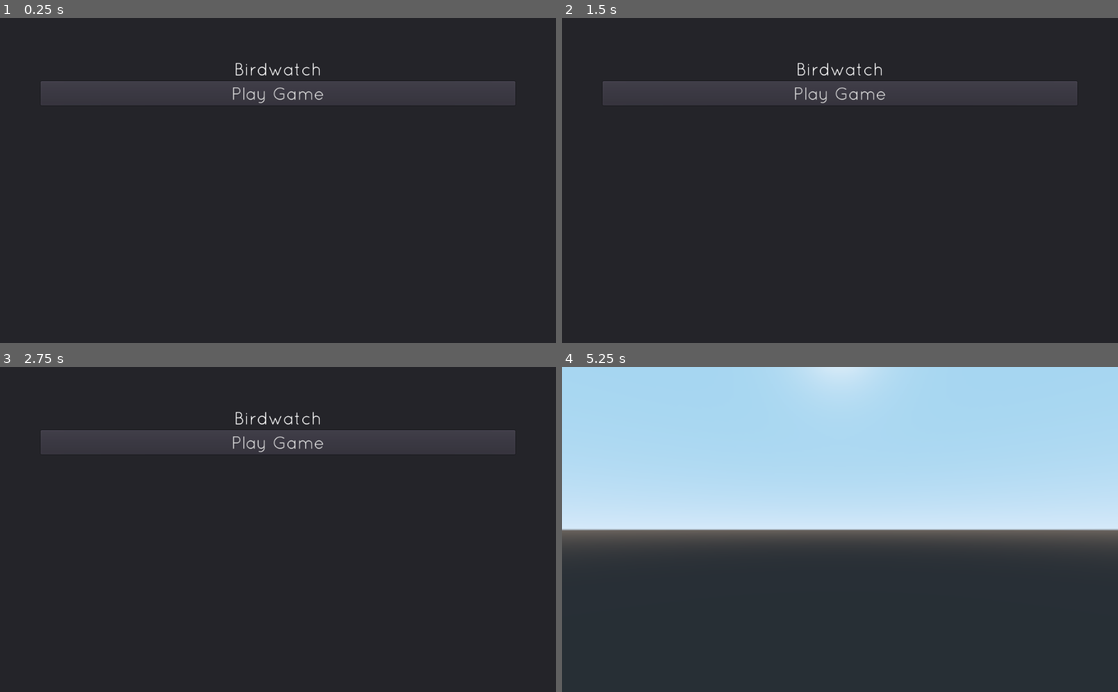
Above: before the commit, frames 1-4 (two rows, left to right).
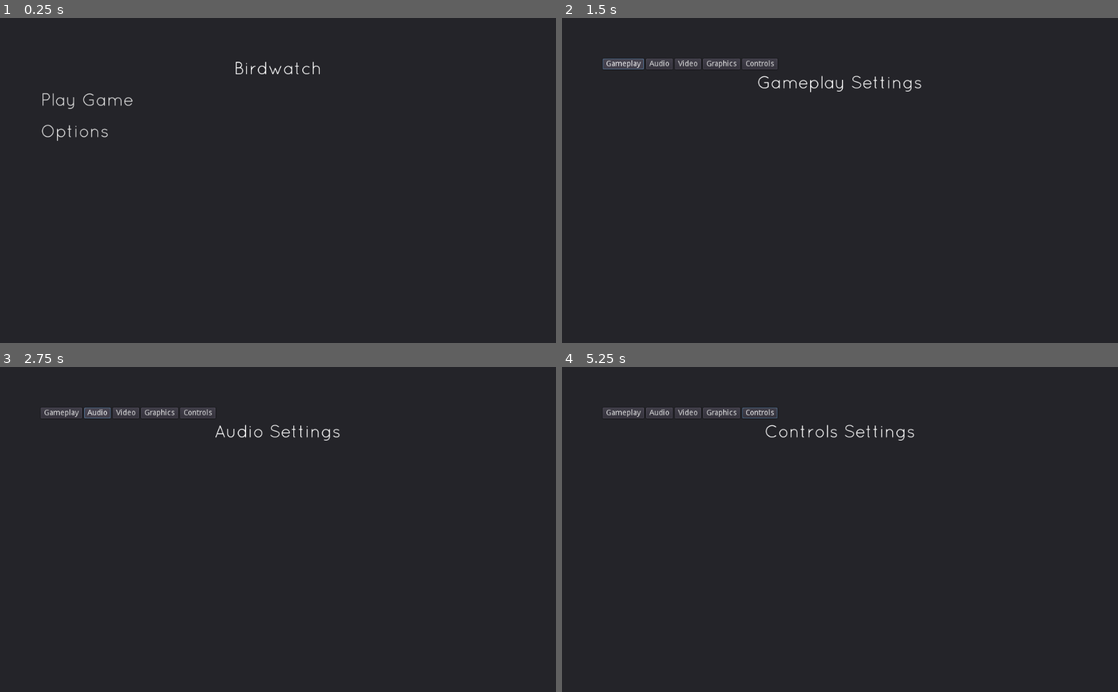
Above: after the commit, the same moments.

Repository: aacitelli/Birdwatch
Game: Godot game, scene res://UI/MainMenu.tscn
The game is run twice, just before and just after one commit, with the same random seed, the same clock (stepped at 60 frames per second) and the same inputs.
Inputs (mouse positions are in pixels of both pictures, inside the frame that each line leads up to):
- Up to frame 1 (0.25 s): no input
- Up to frame 2 (1.5 s): click (840, 131) at 0.5 s, where only the run after the commit has a clickable "Options"; click (623, 63) at 1.25 s, where only the run after the commit has a clickable "Gameplay"
- Up to frame 3 (2.75 s): click (100, 412) at 2 s, where only the run after the commit has a clickable "Audio"
- Up to frame 4 (5.25 s): click (689, 412) at 2.75 s, where only the run after the commit has a clickable "Video"; click (723, 412) at 3.5 s, where only the run after the commit has a clickable "Graphics"; click (762, 412) at 4.25 s, where only the run after the commit has a clickable "Controls"; click (840, 441) at 5 s, where only the run before the commit has a clickable "Play Game"

The runs differ from the first frame. In frame 1, 4.4% of the frame differs, in the area x 7-93%, y 13-38%; in frame 2, 4.9%; in frame 3, 4.9%; in frame 4, 55%, in the area x 0-100%, y 0-57%.

Commit message:
Implemented basic options menuing system

Diff:
--- a/UI/MainMenu.gd
+++ b/UI/MainMenu.gd
@@ -1,13 +1,65 @@
-extends MarginContainer
+extends Control
+
+var main_menu_bp
+var options_menu_bp
 
 func _ready():
-	pass
+	main_menu_bp = "MainMenuBackground/MainMenu"
+	options_menu_bp = "MainMenuBackground/OptionsMenuContainer/OptionsMenu/"
 
 func _process(_delta):
-	# Handle keyboard input not specific to the player
 	if Input.is_action_pressed("exit"):
 		get_tree().quit()
 
 func _on_PlayGameButton_pressed():
-	print("Button Pressed! Changing scene.")
 	get_tree().change_scene("res://Core/Main.tscn")
+
+func _on_OptionsButton_pressed():
+
+	# Hide Main Menu
+	get_node(main_menu_bp).hide()
+
+	# Make everything but the options section we want invisible
+	get_node(options_menu_bp + "Audio").hide()
+	get_node(options_menu_bp + "Video").hide()
+	get_node(options_menu_bp + "Graphics").hide()
+	get_node(options_menu_bp + "Controls").hide()
+	get_node(options_menu_bp + "Gameplay").show()
+
+	# Make the overall options menu visible
+	get_node("MainMenuBackground/OptionsMenuContainer").show()
+
+func _on_GameplaySectionButton_pressed():
+	get_node(options_menu_bp + "Audio").hide()
+	get_node(options_menu_bp + "Video").hide()
+	get_node(options_menu_bp + "Graphics").hide()
+	get_node(options_menu_bp + "Controls").hide()
+	get_node(options_menu_bp + "Gameplay").show()
+
+func _on_AudioSectionButton_pressed():
+	get_node(options_menu_bp + "Video").hide()
+	get_node(options_menu_bp + "Graphics").hide()
+	get_node(options_menu_bp + "Controls").hide()
+	get_node(options_menu_bp + "Gameplay").hide()
+	get_node(options_menu_bp + "Audio").show()
+
+func _on_VideoSectionButton_pressed():
+	get_node(options_menu_bp + "Audio").hide()
+	get_node(options_menu_bp + "Graphics").hide()
+	get_node(options_menu_bp + "Controls").hide()
+	get_node(options_menu_bp + "Gameplay").hide()
+	get_node(options_menu_bp + "Video").show()
+
+func _on_GraphicsSectionButton_pressed():
+	get_node(options_menu_bp + "Audio").hide()
+	get_node(options_menu_bp + "Video").hide()
+	get_node(options_menu_bp + "Controls").hide()
+	get_node(options_menu_bp + "Gameplay").hide()
+	get_node(options_menu_bp + "Graphics").show()
+
+func _on_ControlsSectionButton_pressed():
+	get_node(options_menu_bp + "Audio").hide()
+	get_node(options_menu_bp + "Video").hide()
+	get_node(options_menu_bp + "Graphics").hide()
+	get_node(options_menu_bp + "Gameplay").hide()
+	get_node(options_menu_bp + "Controls").show()
--- a/UI/MainMenu.tscn
+++ b/UI/MainMenu.tscn
@@ -1,34 +1,47 @@
-[gd_scene load_steps=3 format=2]
+[gd_scene load_steps=5 format=2]
 
 [ext_resource path="res://UI/Fonts/Quicksand-Regular.tres" type="DynamicFont" id=1]
 [ext_resource path="res://UI/MainMenu.gd" type="Script" id=2]
 
-[node name="MainMenuBackground" type="Panel"]
+[sub_resource type="StyleBoxEmpty" id=1]
+
+[sub_resource type="StyleBoxEmpty" id=2]
+
+[node name="Control" type="Control"]
+anchor_right = 1.0
+anchor_bottom = 1.0
+script = ExtResource( 2 )
+__meta__ = {
+"_edit_use_anchors_": false
+}
+
+[node name="MainMenuBackground" type="Panel" parent="."]
 anchor_right = 1.0
 anchor_bottom = 1.0
 __meta__ = {
 "_edit_use_anchors_": false
 }
 
-[node name="MainMenu" type="MarginContainer" parent="."]
+[node name="MainMenu" type="MarginContainer" parent="MainMenuBackground"]
+anchor_top = -0.0029302
 anchor_right = 1.0
-anchor_bottom = 1.0
+anchor_bottom = 0.99707
 custom_constants/margin_right = 75
 custom_constants/margin_top = 75
 custom_constants/margin_left = 75
 custom_constants/margin_bottom = 75
-script = ExtResource( 2 )
 __meta__ = {
 "_edit_use_anchors_": false
 }
 
-[node name="OptionsList" type="VBoxContainer" parent="MainMenu"]
+[node name="OptionsList" type="VBoxContainer" parent="MainMenuBackground/MainMenu"]
 margin_left = 75.0
 margin_top = 75.0
 margin_right = 949.0
 margin_bottom = 525.0
+custom_constants/separation = 20
 
-[node name="TitleLabel" type="Label" parent="MainMenu/OptionsList"]
+[node name="TitleLabel" type="Label" parent="MainMenuBackground/MainMenu/OptionsList"]
 margin_right = 874.0
 margin_bottom = 38.0
 custom_fonts/font = ExtResource( 1 )
@@ -36,13 +49,149 @@
 align = 1
 valign = 1
 
-[node name="PlayGameButton" type="Button" parent="MainMenu/OptionsList"]
-margin_top = 42.0
+[node name="PlayGameButton" type="Button" parent="MainMenuBackground/MainMenu/OptionsList"]
+margin_top = 58.0
 margin_right = 874.0
-margin_bottom = 86.0
+margin_bottom = 96.0
+custom_styles/normal = SubResource( 1 )
 custom_fonts/font = ExtResource( 1 )
 text = "Play Game"
+align = 0
 __meta__ = {
 "_edit_use_anchors_": false
 }
-[connection signal="pressed" from="MainMenu/OptionsList/PlayGameButton" to="MainMenu" method="_on_PlayGameButton_pressed"]
+
+[node name="OptionsButton" type="Button" parent="MainMenuBackground/MainMenu/OptionsList"]
+margin_top = 116.0
+margin_right = 874.0
+margin_bottom = 154.0
+custom_styles/normal = SubResource( 2 )
+custom_fonts/font = ExtResource( 1 )
+text = "Options"
+align = 0
+
+[node name="OptionsMenuContainer" type="MarginContainer" parent="MainMenuBackground"]
+visible = false
+anchor_right = 1.0
+anchor_bottom = 1.0
+custom_constants/margin_right = 75
+custom_constants/margin_top = 75
+custom_constants/margin_left = 75
+custom_constants/margin_bottom = 75
+__meta__ = {
+"_edit_use_anchors_": false
+}
+
+[node name="OptionsMenu" type="VBoxContainer" parent="MainMenuBackground/OptionsMenuContainer"]
+margin_left = 75.0
+margin_top = 75.0
+margin_right = 949.0
+margin_bottom = 525.0
+
+[node name="SectionSelector" type="HBoxContainer" parent="MainMenuBackground/OptionsMenuContainer/OptionsMenu"]
+margin_right = 322.0
+margin_bottom = 20.0
+size_flags_horizontal = 2
+size_flags_vertical = 0
+
+[node name="GameplaySectionButton" type="Button" parent="MainMenuBackground/OptionsMenuContainer/OptionsMenu/SectionSelector"]
+margin_right = 76.0
+margin_bottom = 20.0
+text = "Gameplay"
+
+[node name="AudioSectionButton" type="Button" parent="MainMenuBackground/OptionsMenuContainer/OptionsMenu/SectionSelector"]
+margin_left = 80.0
+margin_right = 129.0
+margin_bottom = 20.0
+text = "Audio"
+
+[node name="VideoSectionButton" type="Button" parent="MainMenuBackground/OptionsMenuContainer/OptionsMenu/SectionSelector"]
+margin_left = 133.0
+margin_right = 181.0
+margin_bottom = 20.0
+text = "Video"
+
+[node name="GraphicsSectionButton" type="Button" parent="MainMenuBackground/OptionsMenuContainer/OptionsMenu/SectionSelector"]
+margin_left = 185.0
+margin_right = 253.0
+margin_bottom = 20.0
+text = "Graphics"
+
+[node name="ControlsSectionButton" type="Button" parent="MainMenuBackground/OptionsMenuContainer/OptionsMenu/SectionSelector"]
+margin_left = 257.0
+margin_right = 322.0
+margin_bottom = 20.0
+text = "Controls"
+
+[node name="Gameplay" type="VBoxContainer" parent="MainMenuBackground/OptionsMenuContainer/OptionsMenu"]
+margin_top = 24.0
+margin_right = 874.0
+margin_bottom = 62.0
+
+[node name="GameplayLabel" type="Label" parent="MainMenuBackground/OptionsMenuContainer/OptionsMenu/Gameplay"]
+margin_right = 874.0
+margin_bottom = 38.0
+custom_fonts/font = ExtResource( 1 )
+text = "Gameplay Settings"
+align = 1
+valign = 1
+
+[node name="Audio" type="VBoxContainer" parent="MainMenuBackground/OptionsMenuContainer/OptionsMenu"]
+margin_top = 66.0
+margin_right = 874.0
+margin_bottom = 104.0
+
+[node name="AudioLabel" type="Label" parent="MainMenuBackground/OptionsMenuContainer/OptionsMenu/Audio"]
+margin_right = 874.0
+margin_bottom = 38.0
+custom_fonts/font = ExtResource( 1 )
+text = "Audio Settings"
+align = 1
+valign = 1
+
+[node name="Video" type="VBoxContainer" parent="MainMenuBackground/OptionsMenuContainer/OptionsMenu"]
+margin_top = 108.0
+margin_right = 874.0
+margin_bottom = 146.0
+
+[node name="VideoLabel" type="Label" parent="MainMenuBackground/OptionsMenuContainer/OptionsMenu/Video"]
+margin_right = 874.0
+margin_bottom = 38.0
+custom_fonts/font = ExtResource( 1 )
+text = "Video Settings"
+align = 1
+valign = 1
+
+[node name="Graphics" type="VBoxContainer" parent="MainMenuBackground/OptionsMenuContainer/OptionsMenu"]
+margin_top = 150.0
+margin_right = 874.0
+margin_bottom = 188.0
+
+[node name="GraphicsLabel" type="Label" parent="MainMenuBackground/OptionsMenuContainer/OptionsMenu/Graphics"]
+margin_right = 874.0
+margin_bottom = 38.0
+custom_fonts/font = ExtResource( 1 )
+text = "Graphics Settings"
+align = 1
+valign = 1
+
+[node name="Controls" type="VBoxContainer" parent="MainMenuBackground/OptionsMenuContainer/OptionsMenu"]
+visible = false
+margin_top = 192.0
+margin_right = 874.0
+margin_bottom = 230.0
+
+[node name="ControlsLabel" type="Label" parent="MainMenuBackground/OptionsMenuContainer/OptionsMenu/Controls"]
+margin_right = 874.0
+margin_bottom = 38.0
+custom_fonts/font = ExtResource( 1 )
+text = "Controls Settings"
+align = 1
+valign = 1
+[connection signal="pressed" from="MainMenuBackground/MainMenu/OptionsList/PlayGameButton" to="." method="_on_PlayGameButton_pressed"]
+[connection signal="pressed" from="MainMenuBackground/MainMenu/OptionsList/OptionsButton" to="." method="_on_OptionsButton_pressed"]
+[connection signal="pressed" from="MainMenuBackground/OptionsMenuContainer/OptionsMenu/SectionSelector/GameplaySectionButton" to="." method="_on_GameplaySectionButton_pressed"]
+[connection signal="pressed" from="MainMenuBackground/OptionsMenuContainer/OptionsMenu/SectionSelector/AudioSectionButton" to="." method="_on_AudioSectionButton_pressed"]
+[connection signal="pressed" from="MainMenuBackground/OptionsMenuContainer/OptionsMenu/SectionSelector/VideoSectionButton" to="." method="_on_VideoSectionButton_pressed"]
+[connection signal="pressed" from="MainMenuBackground/OptionsMenuContainer/OptionsMenu/SectionSelector/GraphicsSectionButton" to="." method="_on_GraphicsSectionButton_pressed"]
+[connection signal="pressed" from="MainMenuBackground/OptionsMenuContainer/OptionsMenu/SectionSelector/ControlsSectionButton" to="." method="_on_ControlsSectionButton_pressed"]
--- /dev/null
+++ b/UI/Options.tscn
@@ -0,0 +1,8 @@
+[gd_scene format=2]
+
+[node name="Control" type="Control"]
+anchor_right = 1.0
+anchor_bottom = 1.0
+__meta__ = {
+"_edit_use_anchors_": false
+}
Empty file added: UI/OptionsMenu.gd
